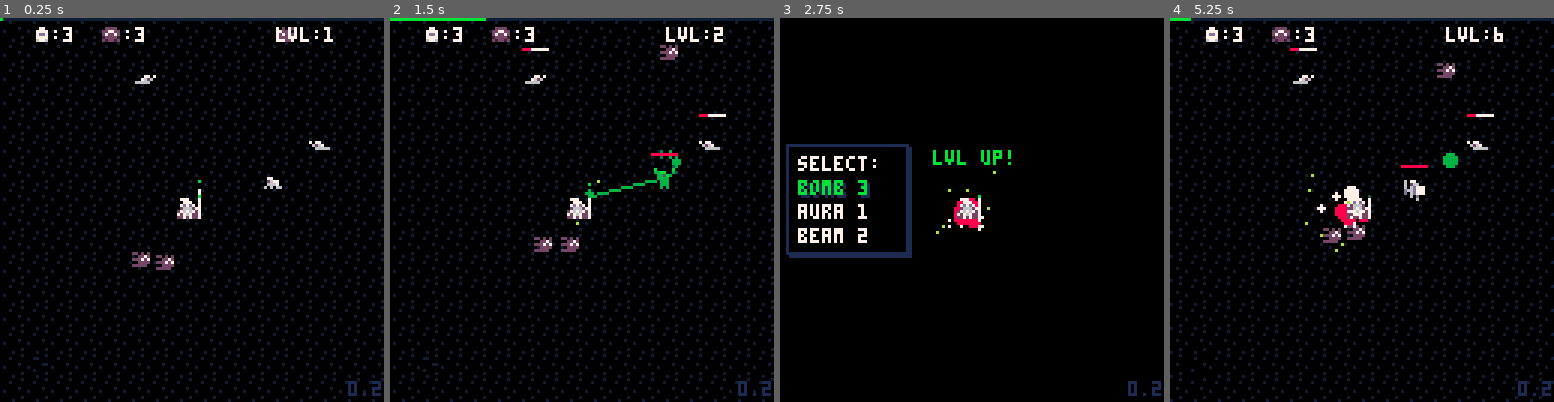
Above: before the commit, frames 1-4 (left to right).
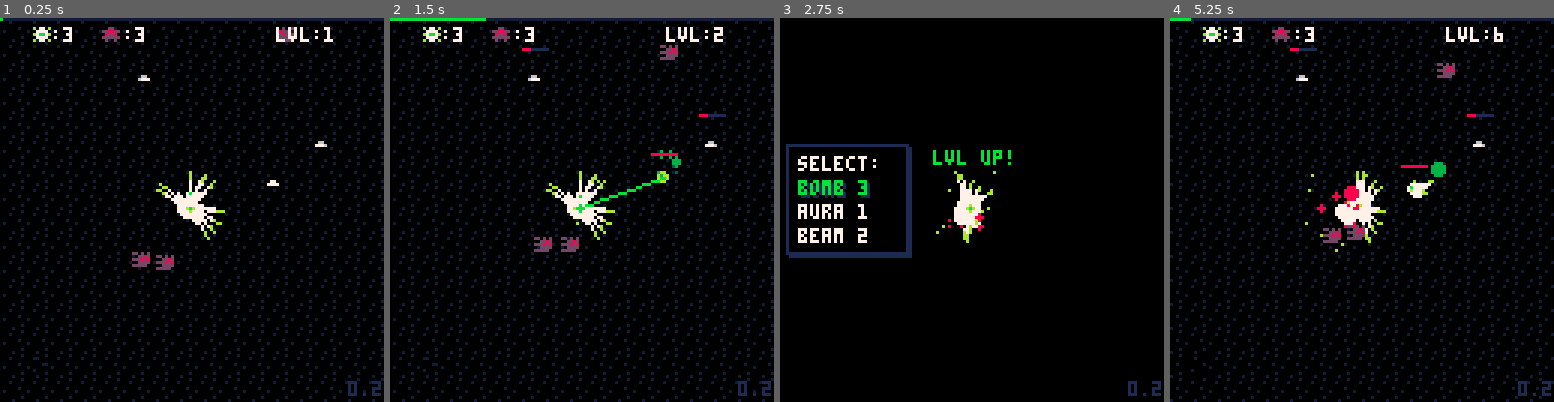
Above: after the commit, the same moments.

Repository: manyweare/heals-p8
Game: PICO-8 cartridge healers.p8
Two runs of this game, one before a commit and one after it. Both use one fixed random seed, a clock stepped at 60 frames per second and the inputs below.
Inputs:
- Up to frame 1 (0.25 s): no input
- Up to frame 2 (1.5 s): tap X (X key) at 0.33, 1.07 s; tap O (Z key) at 0.7 s
- Up to frame 3 (2.75 s): hold Right 1.6-2.1 s; tap O (Z key) at 1.7, 2.1, 2.5 s; tap X (X key) at 1.85 s; hold Up 2.15-2.42 s; hold Right from 2.47 s (still down)
- Up to frame 4 (5.25 s): tap O (Z key) every 0.4 s from 2.9 to 4.9 s; tap X (X key) at 2.97, 4.08, 5.2 s; release Right at 3.03 s; hold Left 3.08-3.58 s; hold Down 3.63-3.97 s; hold Right 4.02-4.68 s; hold Up 4.73-5.03 s; hold Left from 5.08 s (still down)

The runs differ from the first frame. In frame 1, 1.2% of the frame differs, in the area x 8-86%, y 2-65%; in frame 2, 1.6%; in frame 3, 0.7%; in frame 4, 1.8%, in the area x 8-85%, y 2-59%.

Commit message:
Added tentacles to player and heroes + much more
- Added vector library to tools.lua
- Added agent obj and behavior to tools.lua
- Added mid pos for heroes
- Started implementing items (all units drop xp when they die right now)
- xp drop moves to player
- Moved the tween updates to main.lua

Diff:
--- a/enemies.lua
+++ b/enemies.lua
@@ -33,6 +33,8 @@
 function enemy:update()
 	--update colision position
 	self:update_col()
+	--update coords for mid of sprite
+	self:update_mid()
 	--default tgt is player
 	local tgt = p
 	--if there are entities ready
@@ -98,7 +100,7 @@
 		-- 	w = e.w + e.col_offset[3],
 		-- 	h = e.h + e.col_offset[4]
 		-- }
-		e:setup_col({ 1, 1, -2, -3 })
+		e:setup_col({ 0, 0, 0, 0 })
 		add(enemies, e)
 		game.live_ens += 1
 	end
--- a/entities.lua
+++ b/entities.lua
@@ -39,6 +39,7 @@
 	hit = false, --controls being hit animation
 	dist = 0,
 	state = "",
+	tentacles = {},
 	alive_table = heroes,
 	dead_table = dead_heroes,
 	alive_counter = game.live_es,
@@ -109,8 +110,17 @@
 		-- 	w = h.w + h.col_offset[3],
 		-- 	h = h.h + h.col_offset[4]
 		-- }
+		h.midx = h.x + h.w / 2
+		h.midy = h.y + h.h / 2
 		h.dist = approx_dist(p.x, p.y, h.x, h.y)
-		h:setup_col({ 1, 1, -1, -4 })
+		-- function create_tentacles(n, start, r1, r2, l, s, c)
+		h.tentacles = create_tentacles(
+			8,
+			vector(h.x, h.y),
+			2, 1, 6, 8,
+			{ 7, 7, 7, 9 }
+		)
+		h:setup_col({ 0, 0, 0, 0 })
 		-- heroes begin in spawning state
 		add(spawning, h)
 		game.live_es += 1
@@ -235,6 +245,18 @@
 	-- end
 end
 
+function hero:anim_tentacles()
+	for t in all(self.tentacles) do
+		local cx, cy = self.x + self.w / 2, self.y + self.h / 2
+		t.spos = vector(cx, cy)
+		sync_pos(t.epos)
+		if (t.epos.x < cx - t.length) or (t.epos.x > cx + t.length)
+				or (t.epos.y < cy - t.length) or (t.epos.y > cy + t.length) then
+			t.epos = rand_in_circle(cx, cy, t.length)
+		end
+	end
+end
+
 function hero:anim_dead()
 	self.spr = self.ss[1]
 	if (self.frame > 600) del(dead_heroes, self)
@@ -265,6 +287,7 @@
 			end
 		elseif e.state == "ready" then
 			e:update_col()
+			e:anim_tentacles()
 			local tgt = p
 			if not is_empty(enemies) then
 				tgt = find_closest(e, enemies, e_s_range)
@@ -290,6 +313,9 @@
 	end
 	for e in all(heroes) do
 		sync_pos(e)
+		if e.state == "ready" then
+			draw_tentacles(e.tentacles)
+		end
 		spr(e.spr, e.x, e.y, 1, 1, e.flip)
 	end
 end
--- a/fx.lua
+++ b/fx.lua
@@ -14,19 +14,31 @@
 		if f.t > f.lt then
 			del(fx, f)
 		end
-		if f.t / f.lt < 1 / #f.clrs then
-			f.c = f.clrs[1]
-		elseif f.t / f.lt < 2 / #f.clrs then
-			f.c = f.clrs[2]
-			f.r = 3 * (f.r / 4)
-		elseif f.t / f.lt < 3 / #f.clrs then
-			f.c = f.clrs[3]
-			f.r = f.r / 2
+		if f.is_sw then
+			f.r += f.maxr / f.lt
+			if f.t / f.lt < 1 / #f.clrs then
+				f.c = f.clrs[1]
+			elseif f.t / f.lt < 2 / #f.clrs then
+				f.c = f.clrs[2]
+			elseif f.t / f.lt < 3 / #f.clrs then
+				f.c = f.clrs[3]
+			else
+				f.c = f.clrs[4]
+			end
 		else
-			f.c = f.clrs[4]
-			f.r = f.r / 4
+			if f.t / f.lt < 1 / #f.clrs then
+				f.c = f.clrs[1]
+			elseif f.t / f.lt < 2 / #f.clrs then
+				f.c = f.clrs[2]
+				f.r = 3 * (f.r / 4)
+			elseif f.t / f.lt < 3 / #f.clrs then
+				f.c = f.clrs[3]
+				f.r = f.r / 2
+			else
+				f.c = f.clrs[4]
+				f.r = f.r / 4
+			end
 		end
-		-- f.r -= .1
 		f.x += f.dx
 		f.y += f.dy
 	end
@@ -44,7 +56,7 @@
 	end
 end
 
-function add_fx(x, y, lt, dx, dy, r, clrs)
+function add_fx(x, y, lt, dx, dy, r, clrs, is_sw)
 	local f = {
 		x = x,
 		y = y,
@@ -56,6 +68,11 @@
 		c = 0,
 		clrs = clrs
 	}
+	if is_sw then
+		f.is_sw = true
+		f.maxr = f.r
+		f.r = 0
+	end
 	add(fx, f)
 end
 
@@ -68,7 +85,7 @@
 			1 - rnd(2),
 			1 - rnd(2),
 			rnd(1) + 2,
-			{ 8, 7, 9 }
+			{ 7, 8, 9 }
 		)
 	end
 end
@@ -92,7 +109,7 @@
 	local emit = rnd() < .5
 	if emit then
 		add_fx(
-			x - 1,
+			x,
 			y,
 			4 + rnd(4),
 			0,
@@ -154,7 +171,7 @@
 			0,
 			0,
 			1,
-			{ 3, 15, 2 }
+			clrs
 		)
 	end
 end
@@ -168,7 +185,7 @@
 			0,
 			0,
 			rnd(1) + 1,
-			{ 11, 10, 15 }
+			{ 10, 11, 9 }
 		)
 	end
 end
@@ -192,10 +209,11 @@
 	add_fx(
 		x,
 		y,
-		3,
+		7,
 		0,
 		0,
-		min(r * 2, 6),
-		t
+		16,
+		{ 7, 9, 3, 2 },
+		true
 	)
 end
--- a/gamestates.lua
+++ b/gamestates.lua
@@ -29,20 +29,17 @@
 --update states----------------
 
 function update_start()
-    --for easing functions
-    t = time()
     get_inputs()
     update_ui()
 end
 
 function update_game()
-    --for easing functions
-    t = time()
     get_inputs()
     update_player()
     update_entities()
     update_enemies()
     update_heals()
+    update_items()
     update_ui()
     update_fx()
     update_cam()
@@ -51,10 +48,9 @@
 end
 
 function update_upgrade()
-    --for easing functions
-    t = time()
     get_inputs()
     -- update_heals()
+    update_items()
     update_ui()
     update_fx()
     -- update_cam()
@@ -75,6 +71,7 @@
     -- update_enemies()
     update_player()
     update_ui()
+    update_items()
     -- update_fx()
     update_cam()
     update_map()
@@ -93,11 +90,12 @@
     draw_map()
     -- draw_range()
     draw_dead()
+    draw_player()
     draw_fx()
-    draw_player()
     draw_entities()
     draw_heals()
     draw_enemies()
+    draw_items()
     draw_ui()
     draw_hud()
     draw_log()
@@ -114,6 +112,7 @@
     -- draw_entities()
     -- draw_heals()
     -- draw_enemies()
+    draw_items()
     draw_ui()
     draw_cam()
     draw_lvlup()
@@ -135,6 +134,7 @@
     -- draw_entities()
     -- draw_heals()
     -- draw_enemies()
+    draw_items()
     draw_ui()
     draw_hud()
     draw_log()
--- a/healers.p8
+++ b/healers.p8
@@ -13,6 +13,7 @@
 #include heals.lua
 #include entities.lua
 #include enemies.lua
+#include items.lua
 #include ui.lua
 #include fx.lua
 #include sound.lua
@@ -277,7 +278,7 @@
 
 
 __gff__
-0000000100000000000000000000000002020202000000000000000000000000010202020202020202020200000000000303000000000000000000000000000008080808080000000000000000000000000000000000000000000000000000000000000000000000000000000000000000000000000000000000000000000000
+0000000100000000000000000000000000000000000000000000000000000000010202020202020202000200000000000000000000000000000000000000000008080808080000000000000000000000000000000000000000000000000000000000000000000000000000000000000000000000000000000000000000000000
 0000000000000000000000000000000000000000000000000000000000000000000000000000000000000000000000000000000000000000000000000000000000000000000000000000000000000000000000000000000000000000000000000000000000000000000000000000000000000000000000000000000000000000
 __map__
 0202020202020202020202020202020202020202020202020202020202020202020202020202020202020202020202020101010101010101010101010101010101010101010101010101010101010101010101010101010101010101010101010101010101010101010101010101010101010101010101010101010101010101
--- a/heals.lua
+++ b/heals.lua
@@ -19,7 +19,7 @@
 	--base range for non aura heals
 	hrange = 32
 	--heals color palette
-	hclrs = { 11, 10, 3, 15 }
+	hclrs = { 9, 11, 10, 3 }
 	--staff orb glow lt
 	orb_lt = 12
 
@@ -112,10 +112,10 @@
 		local h = {
 			tgt = c,
 			type = "beam",
-			x = p.x + flr(p.w / 2),
-			y = p.y + flr(p.h / 2),
-			tx = c.x + flr(c.w / 2),
-			ty = c.y + flr(c.h / 2),
+			x = p.midx,
+			y = p.midy,
+			tx = c.x + c.w / 2,
+			ty = c.y + c.h / 2,
 			pwr = beam.pwr,
 			lt = 12
 		}
@@ -132,10 +132,10 @@
 			local h = {
 				tgt = e,
 				type = "aoe",
-				x = p.x + flr(p.w / 2),
-				y = p.y + flr(p.h / 2),
-				tx = e.x + flr(e.w / 2),
-				ty = e.y + flr(e.h / 2),
+				x = p.midx,
+				y = p.midy,
+				tx = e.x + e.w / 2,
+				ty = e.y + e.h / 2,
 				pwr = aoe.pwr,
 				lt = 12
 			}
@@ -153,10 +153,10 @@
 		local h = {
 			tgt = r,
 			type = "projectile",
-			x = p.x + p.w,
-			y = p.y,
-			tx = r.x + flr(r.w / 2),
-			ty = r.y + flr(r.h / 2),
+			x = p.midx,
+			y = p.midy,
+			tx = r.x + r.w / 2,
+			ty = r.y + r.h / 2,
 			pwr = proj.pwr,
 			spd = proj.spd,
 			lt = 60
@@ -214,9 +214,9 @@
 
 function animate_heals()
 	--for the easing functions
-	dt = t - lt
-	lt = t
-	te += dt
+	-- dt = t - lt
+	-- lt = t
+	-- te += dt
 	for h in all(heals) do
 		if h.type == "projectile" then
 			-- sync to player pos
@@ -236,15 +236,10 @@
 			end
 		else
 			-- updates h pos in relation to player
-			h.x = p.x + flr(p.w / 2)
-			h.y = p.y + flr(p.h / 2)
+			h.x = p.midx
+			h.y = p.midy
 			-- places heal on tip of staff
-			if not p.flipx then
-				h.x += (p.w / 2) - 1
-			else
-				h.x -= p.w / 2
-			end
-			h.y -= p.h / 2
+			if (p.flipx) h.x -= 1
 		end
 		h.lt -= 1
 		--clear heal once lt over
@@ -258,18 +253,13 @@
 end
 
 function d_orb_fx()
-	local staffx, staffy
-	if not p.flipx then
-		staffx = p.x + p.w - 1
-	else
-		staffx = p.x
-	end
-	staffy = p.y - 1
+	local staffx = p.midx
+	if (p.flipx) staffx -= 1
 	if (orb_lt > 10) then
-		circfill(staffx, staffy, 2, hclrs[2])
-		circ(staffx, staffy, 2, hclrs[1])
+		circfill(staffx, p.midy, 2, hclrs[2])
+		circ(staffx, p.midy, 2, hclrs[1])
 	elseif (orb_lt > 6) then
-		circfill(staffx, staffy, 1, hclrs[2])
+		circfill(staffx, p.midy, 1, hclrs[2])
 	end
 	orb_lt -= 1
 end
@@ -291,8 +281,8 @@
 function d_aoe_heal()
 	local d = aoe.freq / 10
 	local c = -3
-	local x = p.x + flr(p.w / 2)
-	local y = p.y + flr(p.h / 2)
+	local x = p.midx
+	local y = p.midy
 	-- local r = ease_out_quad(te, aoe.range + c, -c, d)
 	local r = aoe.range
 	-- fillp(0x8124)
@@ -313,8 +303,7 @@
 end
 
 function is_in_range(e, r)
-	local d = approx_dist(p.x, p.y, e.x, e.y)
-	return d < r
+	return approx_dist(p.x, p.y, e.x, e.y) < r
 end
 
 function is_hurt(e)
@@ -322,8 +311,7 @@
 end
 
 function closest_hurt(e, t)
-	local ht = all_hurt(t)
-	return find_closest(e, ht)
+	return find_closest(e, all_hurt(t))
 end
 
 function all_hurt(t)
--- /dev/null
+++ b/items.lua
@@ -0,0 +1,37 @@
+--items
+
+items = {}
+ixp = agent:new()
+
+function drop_xp(pos, val)
+    local i = ixp:new({
+        pos = pos,
+        maxspd = 2,
+        maxfrc = .25,
+        behavior = "seek",
+        val = val
+    })
+    add(items, i)
+end
+
+function update_items()
+    for i in all(items) do
+        i:update()
+    end
+end
+
+function draw_items()
+    for i in all(items) do
+        i:draw()
+    end
+end
+
+function ixp:update()
+    self:update_pos()
+    if (col(self.pos, vector(p.midx, p.midy), 6)) del(items, self)
+end
+
+function ixp:draw()
+    circfill(self.pos.x, self.pos.y, 1, 7)
+    pset(self.pos.x, self.pos.y, 11)
+end
--- a/main.lua
+++ b/main.lua
@@ -1,26 +1,40 @@
 -- main
 
 -- TODOS:
--- change xp system to use pickups
+
+-- ART:
+-- replace warm greys in palette with more reds
+-- only one sprite for hurt entities now that we have hp bars
+-- boss art
+-- level art
+-- hurt entity offscreen ui icon
+-- xp pickup sprite
+
+-- DESIGN/CODE:
+-- start screen
+-- "heal thyself" intro
 -- adjust growth curve
 -- improve state machine -DONE
 -- leveling system -INPROGRESS
--- ui pointer toward offscreen hurt entity
 -- fix cobblestoning -DONE
--- start screen
 -- game over screen -INPROGRESS
 -- boss
 -- enemy types
--- level art + design
+-- enemies that shoot projectiles
+-- change xp system to use pickups
+-- level design
 -- level progresses upwards towards bosses -CANCELED
--- boss spawns after X time
+-- boss spawns after X time or X kills or...?
 -- difficulty curve -INPROGRESS
--- (maybe) enemies spawn from bosses, move downward
--- (maybe) start with some entities
--- (maybe) other entities trapped
--- entities stronger
+-- ui icon toward offscreen hurt entity
+-- optimize token count
+
+-- MAYBES:
+-- enemies spawn from bosses, move downward
+-- start with some entities
+-- other entities trapped
+-- entities grow stronger
 -- active abilities? rez, tranq, ?
--- optimize token count
 
 function _init()
 	version = "0.2"
@@ -32,10 +46,9 @@
 	--color palette--
 	poke(0x5f2e, 1)
 	pal({ [0] = 0, 1, 129, 3, 133, 5, 6, 7, 8, 138, 139, 11, 141, 13, 130, 131 }, 1)
-	-- switch to a more NES palette??
-	-- this isn't it but better than the above
 	-- pal({ [0] = 0, 1, 129, 3, 133, 5, 6, 7, 8, 9, 135, 141, 12, 142, 11, 138 }, 1)
 	--easing vars--
+	_t = 0
 	lt = time()
 	te = 0
 	dt = 0
@@ -44,6 +57,10 @@
 end
 
 function _update()
+	_t = time()
+	dt = _t - lt
+	lt = _t
+	te += dt
 	update_game()
 	-- update_upgrade()
 	-- update_debug()
--- a/player.lua
+++ b/player.lua
@@ -1,5 +1,6 @@
 --player
 
+--bitmask values
 --l, r, u, d, lu, ru, rd, ld
 --dir_bit = { 1, 2, 4, 8, 5, 6, 10, 9 }
 --dirx = { -1, 1, 0, 0, -1, 1, 1, -1 }
@@ -7,6 +8,7 @@
 
 --TODO:
 --use quickset to save tokens
+--tentacles
 
 -- player class
 player = object:new()
@@ -34,13 +36,16 @@
 	spr = 16,
 	ss = { 16, 17, 18, 19 },
 	f = 0,
-	animspd = 3,
+	animspd = 5,
 	flipx = false,
 	flipy = false,
-	col = {}
+	col = {},
+	tentacles = {}
 })
 
 function init_player()
+	p.midx = p.x + p.w / 2
+	p.midy = p.y + p.h / 2
 	--player collision rect offsets
 	p.col_offset = { 1, 2, -3, -2 }
 	--collision rect
@@ -52,9 +57,17 @@
 	}
 	--trail fx colors
 	tclrs = { 7, 11, -13 }
+	-- function create_tentacles(n, start, r1, r2, l, s, c)
+	p.tentacles = create_tentacles(
+		12,
+		vector(63, 63),
+		2, 1, 16, 12,
+		{ 7, 7, 7, 9 }
+	)
 end
 
 function draw_player()
+	draw_tentacles(p.tentacles)
 	if not (p.inv_c / 2 % 2 < 1) then
 		spr(1, p.x, p.y, 1, 1, p.flipx, p.flipy)
 	else
@@ -74,6 +87,18 @@
 	--regen
 	if time() % p.regen_spd <= .02 then
 		p.hp = min(p.hp + p.regen, p.hpmax)
+	end
+	--tentacles
+	for t in all(p.tentacles) do
+		-- TODO: each tentacle updates epos as p moves
+		local r = 12
+		sync_pos(t.epos)
+		if approx_dist(t.epos.x, t.epos.y, 63, 63) > r + 1 then
+			-- if (t.epos.x < 63 - r) or (t.epos.x > 63 + r)
+			-- 		or (t.epos.y < 63 - r) or (t.epos.y > 63 + r) then
+			-- t.npos = rand_in_circle(63, 63, r)
+			t.epos = rand_in_circle(63, 63, r)
+		end
 	end
 end
 
@@ -106,96 +131,15 @@
 			if (p.spr > p.ss[#p.ss]) p.spr = p.ss[1]
 		end
 	else
-		--temp idle spr
+		--idle spr
 		p.spr = 17
 	end
 	--flip trail if player is flipped
-	local xo = p.w
-	if (p.flipx) xo -= p.w - 1
+	local xo = p.midx
+	if (p.flipx) xo -= 1
 	--fire fx
-	trail_fx(p.x + xo, p.y, tclrs, 1)
+	trail_fx(xo, p.midy, tclrs, 1)
 end
-
--- function move_player()
--- 	local dx, dy = 0, 0
--- 	--drag coeficient
--- 	local drg = .8
--- 	--uses a bitmask to remove triple presses
--- 	local btnm = btn() & 0b1111
--- 	--normalized diagonal coeficient
--- 	local n = .7
--- 	--input code
--- 	if (btnm == 1) then
--- 		--left
--- 		dx -= 1
--- 		dy = 0
--- 	elseif (btnm == 2) then
--- 		--right
--- 		dx += 1
--- 		dy = 0
--- 	elseif (btnm == 4) then
--- 		--up
--- 		dx = 0
--- 		dy -= 1
--- 	elseif (btnm == 8) then
--- 		--down
--- 		dx = 0
--- 		dy += 1
--- 	elseif (btnm == 5) then
--- 		--left + up
--- 		dx -= 1
--- 		dy -= 1
--- 	elseif (btnm == 6) then
--- 		--right + up
--- 		dx += 1
--- 		dy -= 1
--- 	elseif (btnm == 10) then
--- 		--right + down
--- 		dx += 1
--- 		dy += 1
--- 	elseif (btnm == 9) then
--- 		--left + down
--- 		dx -= 1
--- 		dy += 1
--- 	else
--- 		dx = 0
--- 		dy = 0
--- 	end
--- 	dx = mid(-p.maxspd, dx, p.maxspd)
--- 	dy = mid(-p.maxspd, dy, p.maxspd)
--- 	--normalize diagonals
--- 	if abs(dx) == abs(dy) then
--- 		dx *= n
--- 		dy *= n
--- 	end
--- 	wall_check(p)
--- 	if can_move(p, dx, dy) then
--- 		p.x += dx
--- 		p.y += dy
--- 	else
--- 		tdx, tdy = dx, dy
--- 		while not can_move(p, tdx, tdy) do
--- 			if (abs(tdx) <= 0.1) then
--- 				tdx = 0
--- 			else
--- 				tdx *= 0.9
--- 			end
--- 			if (abs(tdy) <= 0.1) then
--- 				tdy = 0
--- 			else
--- 				tdy *= 0.9
--- 			end
--- 		end
--- 		p.x += tdx
--- 		p.y += tdy
--- 	end
--- 	p.dx, p.dy = dx, dy
--- 	-- drag
--- 	if (abs(dx) > 0) dx *= drg
--- 	if (abs(dy) > 0) dy *= drg
--- 	if (abs(dx) < 0.02) dx = 0
--- 	if (abs(dy) < 0.02) dy = 0
--- end
 
 --player take damage
 --d is dmg
@@ -211,6 +155,17 @@
 	if (self.hp <= 0) game_over()
 end
 
+function player_col(e)
+	if p.inv_c < 1 then
+		if col(p, e, 4) then
+			add_shake(8)
+			p:take_dmg(e.dmg, true)
+			return true
+		end
+	end
+	return false
+end
+
 --draws circle around player
 function draw_range()
 	fillp(0x7fdf)
--- a/tools.lua
+++ b/tools.lua
@@ -7,9 +7,36 @@
 	printh(text, "log", true)
 end
 
+-- vector functions
+-- @thacuber2a03's vector math library
+function vector(x, y) return { x = x or 0, y = y or 0 } end
+
+function v_polar(a, l) return vector(l * cos(a), l * sin(a)) end
+function v_add(a, b) return vector(a.x + b.x, a.y + b.y) end
+function v_sub(a, b) return v_add(a, v_neg(b)) end
+function v_scale(v, n) return vector(v.x * n, v.y * n) end
+function v_div(v, n) return v_scale(v, 1 / n) end
+function v_neg(v) return v_scale(v, -1) end
+
+function v_dot(a, b) return a.x * b.x + a.y * b.y end
+function v_magsq(v) return v_dot(v, v) end
+function v_mag(v) return sqrt(v_magsq(v)) end
+function v_setmag(v, n) return v_scale(v_norm(v), n) end
+function v_norm(v) return v_div(v, v_mag(v)) end
+
+function v_angle(v) return atan2(v.x, v.y) end
+function v_rot(v, a) return v_polar(a, v_mag(v)) end
+function v_rotby(v, a) return v_rot(v, v_angle(v) + a) end
+function v_lerp(a, b, t) return v_add(a, v_scale(v_sub(b, a), t)) end
+
+function v_limit(v, n)
+	if (v_magsq(v) > n * n) v = v_setmag(v, n)
+	return v
+end
+
 -- constructor
-object = {}
-function object:new(o)
+obj = {}
+function obj:new(o)
 	o = o or {}
 	local a = {}
 	-- copy in defaults first
@@ -26,7 +53,14 @@
 	return a
 end
 
--- functions used by all objects --
+-- functions used by all entities/enemies --
+
+object = obj:new()
+
+function object:update_mid()
+	self.midx = self.x + self.w / 2
+	self.midy = self.y + self.h / 2
+end
 
 function object:setup_col(t)
 	--collision rect offsets relative to self
@@ -61,6 +95,7 @@
 function object:die()
 	self.frame = 0
 	self.state = "dead"
+	drop_xp(vector(self.midx + p.sx, self.midy + p.sy), 1)
 	add(self.dead_table, self)
 	del(self.alive_table, self)
 	sfx(sfxt.thud)
@@ -86,7 +121,54 @@
 	return self.x > t.x
 end
 
--- update position relative to player's
+--agent functions
+--adapted from Daniel Shiffman's Nature of Code
+
+agent = obj:new({
+	pos = vector(),
+	vel = vector(),
+	accel = vector(),
+	maxspd = 1,
+	maxfrc = .1,
+	tgt = vector(63, 63)
+})
+
+function agent:update_pos()
+	if self.behavior == "seek" then
+		self:seek(self.tgt)
+		--not implemented yet
+		-- elseif self.behavior == "arrive" then
+		-- 	self:arrive(self.tgt, 12)
+		-- elseif self.behavior == "flock" then
+		-- 	self:flock(nearby)
+	end
+	-- self:separate(nearby)
+	-- basic locomotion
+	self:move()
+end
+
+function agent:apply_force(f)
+	self.accel = v_add(self.accel, f)
+end
+
+function agent:move()
+	self.accel = v_limit(self.accel, self.maxfrc)
+	self.vel = v_add(self.vel, self.accel)
+	self.vel = v_limit(self.vel, self.maxspd)
+	self.pos = v_add(self.pos, self.vel)
+	--update pos relative to player
+	self.pos = v_add(self.pos, vector(p.sx, p.sy))
+end
+
+function agent:seek(tgt)
+	local d = v_sub(tgt, self.pos)
+	d = v_setmag(d, self.maxspd)
+	local s = v_sub(d, self.vel)
+	self:apply_force(s)
+	return s
+end
+
+-- update position relative to player
 -- used for scrolling map
 function sync_pos(a)
 	a.x += p.sx
@@ -94,6 +176,7 @@
 end
 
 -- from Beckon the Hellspawn
+-- TODO: add author
 function get_inputs()
 	--register last inputs
 	for x = 1, 8 do
@@ -114,6 +197,10 @@
 	end
 end
 
+function round(n)
+	return (n % 1 < 0.5) and flr(n) or ceil(n)
+end
+
 -- from pico-8 wiki math section
 function log10(n)
 	if (n <= 0) return nil
@@ -134,6 +221,12 @@
 	-- to change base, change the
 	-- divisor below to ln(base)
 	return t / 2.30259
+end
+
+-- map a value from one range to another
+-- similar to p5.js map
+function map_value(n, min1, max1, min2, max2)
+	return (((n - min1) * (max2 - min2)) / (max1 - min1)) + min2
 end
 
 -- function for calculating
@@ -231,17 +324,6 @@
 	return (x * x + y * y) < r * r
 end
 
-function player_col(e)
-	if p.inv_c < 1 then
-		if col(p, e, 4) then
-			add_shake(8)
-			p_take_damage(e.dmg, true)
-			return true
-		end
-	end
-	return false
-end
-
 --reset pos when out of map bounds
 function reset_pos(e)
 	e.x, e.y = rpd(128, 32)
@@ -271,9 +353,17 @@
 	return b0 * 0.9609 + a0 * 0.3984
 end
 
+function nearby(a, t, r)
+	local n = {}
+	for k, v in pairs(t) do
+		if (approx_dist(a.pos, v.pos) < r) add(n, v)
+	end
+	return n
+end
+
 function find_closest(o, t, r)
-	-- setting the initial dist check to 32767 (a large num)
-	-- because it is the highest int p8 supports
+	-- set initial dist check to 32767 (a large num)
+	-- because it is the largest int p8 supports
 	local c, d = 32767, 0
 	if (r == nil) r = c
 	local ce = {}
@@ -315,5 +405,47 @@
 --TODO: fix / doesn't work
 --draw collision
 function d_col(e)
-	line(e.col.x, e.col.y, e.col.w, e.col.h, 8)
-end
+	rect(e.col.x, e.col.y, e.col.x + e.col.w, e.col.h + e.col.h, 8)
+end
+
+--tentacle functions
+function create_tentacles(n, start, r1, r2, l, s, c)
+	local t = {}
+	for i = 0, n - 1 do
+		add(
+			t, {
+				spos = start,
+				epos = rand_in_circle(start.x, start.y, l + rnd(4) - 2),
+				npos = vector(63, 63),
+				r1 = r1,
+				r2 = r2,
+				length = l,
+				samples = s,
+				colors = c
+			}
+		)
+	end
+	return t
+end
+
+--spos, epos, r1, r2, samples, colors
+function draw_tentacle(t)
+	-- t.epos = v_lerp(t.epos, t.npos, dt)
+	for i = 0, t.samples do
+		local x = t.spos.x + ((t.epos.x - t.spos.x) * i / t.samples)
+		local y = t.spos.y + ((t.epos.y - t.spos.y) * i / t.samples)
+		local r = t.r1 + ((t.r2 - t.r1) * i / t.samples)
+		local c = 1 + round((count(t.colors) - 1) * i / t.samples)
+		if r > 1.5 then
+			circfill(x, y, r, t.colors[c])
+		else
+			pset(x, y, t.colors[c])
+		end
+	end
+end
+
+function draw_tentacles(tentacles)
+	for t in all(tentacles) do
+		draw_tentacle(t)
+	end
+end
--- a/ui.lua
+++ b/ui.lua
@@ -98,6 +98,7 @@
 	for h in all(heroes) do
 		d_hp_bar(h)
 	end
+	line()
 	-- border
 	-- rect(ui.x, ui.y, ui.x + 127, ui.y + 127, 1)
 end
@@ -153,7 +154,7 @@
 function d_hp_bar(a)
 	if (a == p and a.hp >= a.hpmax) return
 	local hp = min((a.hp / a.hpmax) * a.w, a.w)
-	line(a.x, a.y - 4, a.x + a.w, a.y - 4, 7)
+	line(a.x, a.y - 4, a.x + a.w, a.y - 4, 1)
 	line(a.x, a.y - 4, a.x + hp, a.y - 4, 8)
 end
 
Not shown, changed: 36 lines of the sprite sheet (__gfx__) section of healers.p8
